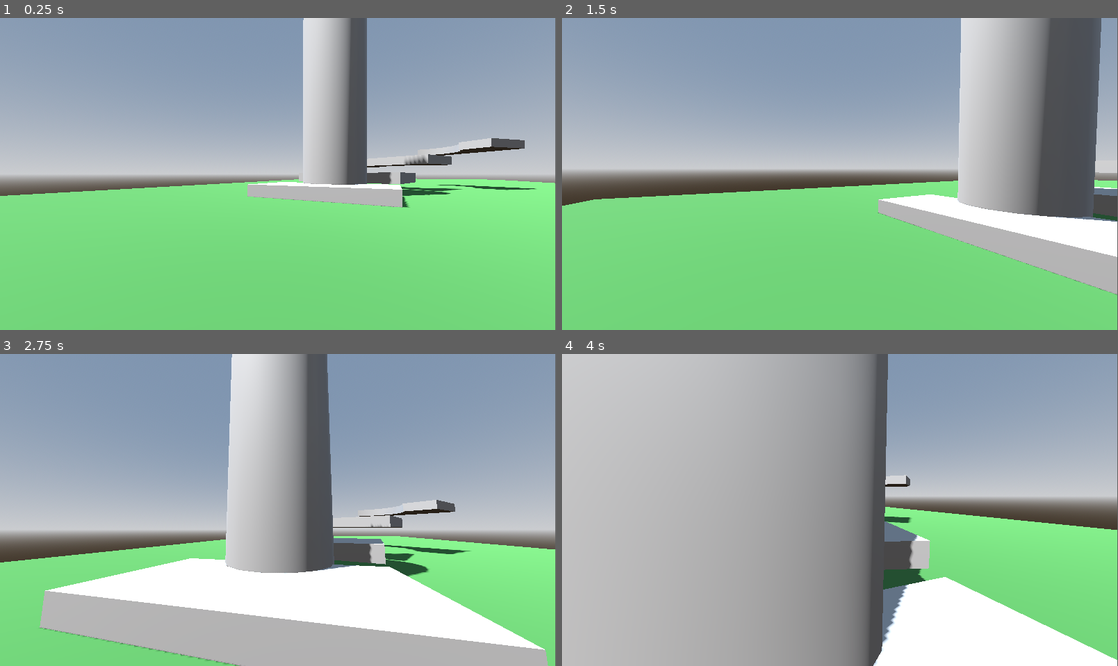
Above: before the commit, frames 1-4 (two rows, left to right).
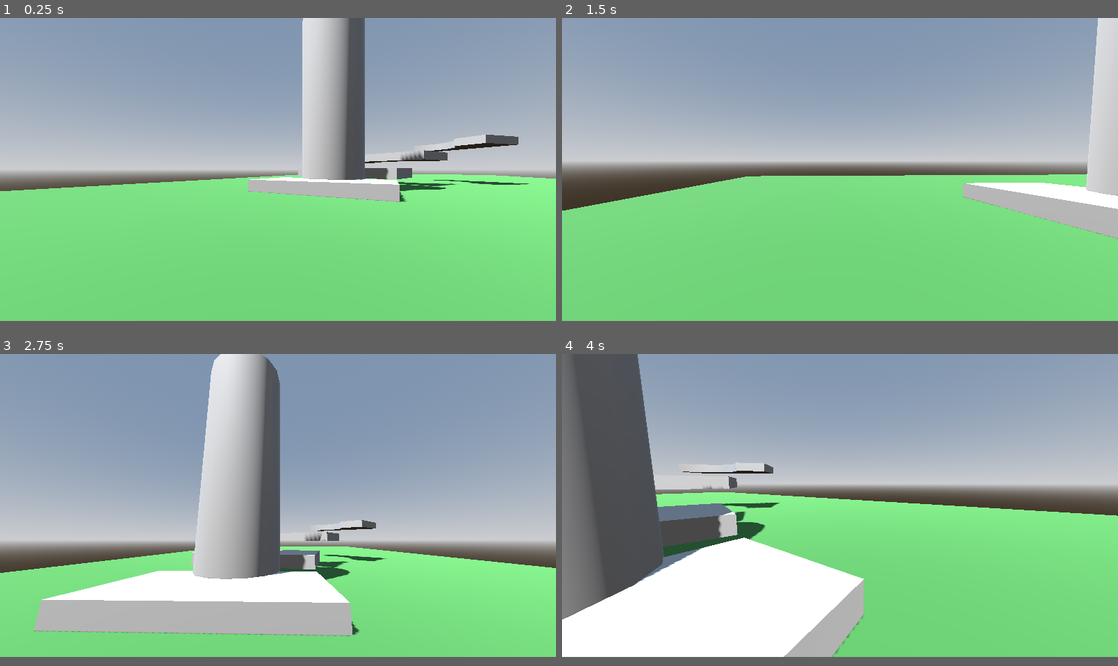
Above: after the commit, the same moments.

Repository: AhmedRamy28/3D-project
Game: Godot game, scene res://assets/node_3d.tscn
The game is run twice, just before and just after one commit, with the same random seed, the same clock (stepped at 60 frames per second) and the same inputs.
Inputs (mouse positions are in pixels of both pictures, inside the frame that each line leads up to):
- Up to frame 1 (0.25 s): no input
- Up to frame 2 (1.5 s): move the mouse to (867, 174) at 0.52 s; hold W (move_up) from 0.53 s (still down); tap Space (jump) at 0.6, 0.77, 1.07 s; move the mouse to (812, 174) at 1.27 s; tap Shift (Sprint) at 1.35 s
- Up to frame 3 (2.75 s): keep holding W (move_up); tap Space (jump) at 1.52, 1.55, 1.82, 2.1 s; move the mouse to (289, 503) at 2.02 s
- Up to frame 4 (4 s): keep holding W (move_up); move the mouse to (834, 516) at 2.77 s; tap Shift (Sprint) at 2.85 s; tap Space (jump) at 3.02, 3.05, 3.32, 3.6, 3.77 s; move the mouse to (878, 513) at 3.52 s
In our replay, the window is 799x449 before the commit and 800x436 after it. These sizes can differ from the game's own. Grey fills any space a smaller window leaves; there, only what the larger window draws over its background counts as a difference.

The runs differ from the first frame. In frame 1, 6.4% of the frame differs, in the area x 0-100%, y 0-61%; in frame 2, 28%; in frame 3, 37%; in frame 4, 65%, in the area x 0-100%, y 0-100%.

Commit message:
Some Tweaks to the controls

Diff:
--- a/assets/Player.gd
+++ b/assets/Player.gd
@@ -2,10 +2,11 @@
 
 @export var SPEED = 5.0
 @export var JUMP_VELOCITY = 4.5
+@export var AIR_JUMP = 3.5
 
 #Multiple jumps
 @export var MAX_JUMPS = 1  #jumps in air
-var jump_count = 0
+var jump_count = 0.0
 
 @export var Sensitivity = 0.03
 @onready var head = $Head
@@ -21,6 +22,10 @@
 const FOV_Change = 1.5
 
 
+#Coyote Variables
+@export var coyote_time = .5
+var was_on_floor: bool = false
+var can_coyote_jump: bool = false
 
 func _ready():
 	Input.set_mouse_mode(Input.MOUSE_MODE_CAPTURED)
@@ -55,19 +60,33 @@
 
 
 func _physics_process(delta: float) -> void:
+	was_on_floor = is_on_floor()
 	# Add the gravity.
 	if not is_on_floor():
 		velocity += get_gravity() * delta
 
+		#coyote
+		if was_on_floor and velocity.y >= 0:
+			can_coyote_jump = true
+			get_tree().create_timer(coyote_time).timeout.connect(func(): can_coyote_jump = false)
+
+
 	var jump = Input.is_action_just_pressed("jump")
 	var SPRINT = Input.is_action_pressed("Sprint")
 
+
 	if jump:
-		if  is_on_floor() or jump_count < MAX_JUMPS:
+		if  is_on_floor() or can_coyote_jump:
 			velocity.y = JUMP_VELOCITY
+			jump_count += 1
+			can_coyote_jump = false
+
+		elif not is_on_floor() and jump_count < MAX_JUMPS:
+			velocity.y = AIR_JUMP
 			jump_count += 1
 	if  is_on_floor():
 		jump_count = 0
+
 
 	if SPRINT:
 		SPEED = 9.0
@@ -83,12 +102,12 @@
 			velocity.z = direction.z * SPEED
 		else:
 			#adds inertia after leaving the controls
-			var inertia_percentage = delta * 7.0
+			var inertia_percentage = delta * 10
 			velocity.x = lerp(velocity.x , direction.x * SPEED, inertia_percentage)
 			velocity.z = lerp(velocity.z , direction.z * SPEED, inertia_percentage)
 	else:
 		#adds inertia after leaving the controls
-		var air_inertia_percentage = 3.0 # keep in mind delta is 0.05
+		var air_inertia_percentage = 7	 # keep in mind delta is 0.05
 		velocity.x = lerp(velocity.x , direction.x * SPEED, delta * air_inertia_percentage)
 		velocity.z = lerp(velocity.z , direction.z * SPEED, delta * air_inertia_percentage)
 
@@ -98,7 +117,7 @@
 	move_and_slide()
 
 	#controls the FOV each tick
-	var Area_Covered_Percentage = delta * 8.0
+	var Area_Covered_Percentage = delta * 6.0
 	var velocity_clamped = clamp(velocity.length(), 0.5, SPEED* 2 )
 	var Variable_FOV = Current_FOV + FOV_Change * velocity_clamped
 	camera.fov = lerp(camera.fov , Variable_FOV, Area_Covered_Percentage)
--- a/project.godot
+++ b/project.godot
@@ -14,6 +14,13 @@
 run/main_scene="uid://mgp02mkor0at"
 config/features=PackedStringArray("4.6", "GL Compatibility")
 config/icon="res://assets/icon.svg"
+
+[display]
+
+window/size/viewport_width=1980
+window/size/viewport_height=1080
+window/stretch/mode="viewport"
+window/stretch/aspect="expand"
 
 [input]
 
Not shown, added: assets/node_3d.tscn84142124.tmp
Not shown, added: assets/node_3d.tscn86869475.tmp
